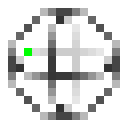
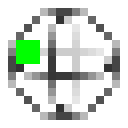
Layered file, before and after one edit (128 × 128). Changes by layer:
painted on "x_gate.png" over [left=16, top=40, right=40, bottom=64]
